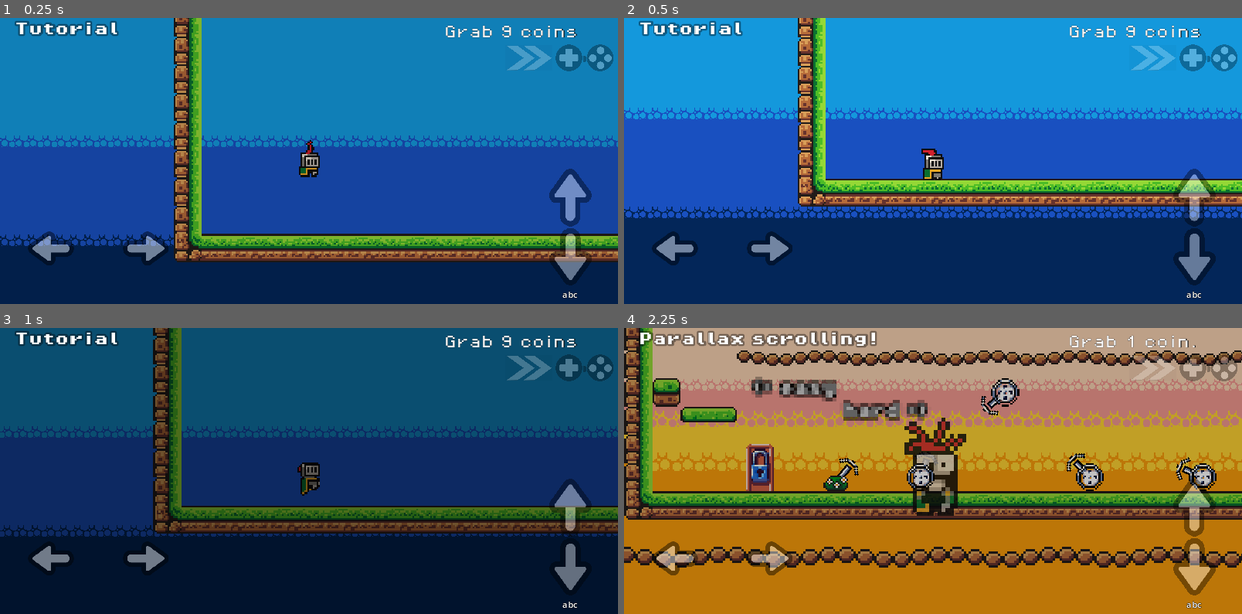
Above: before the commit, frames 1-4 (two rows, left to right).
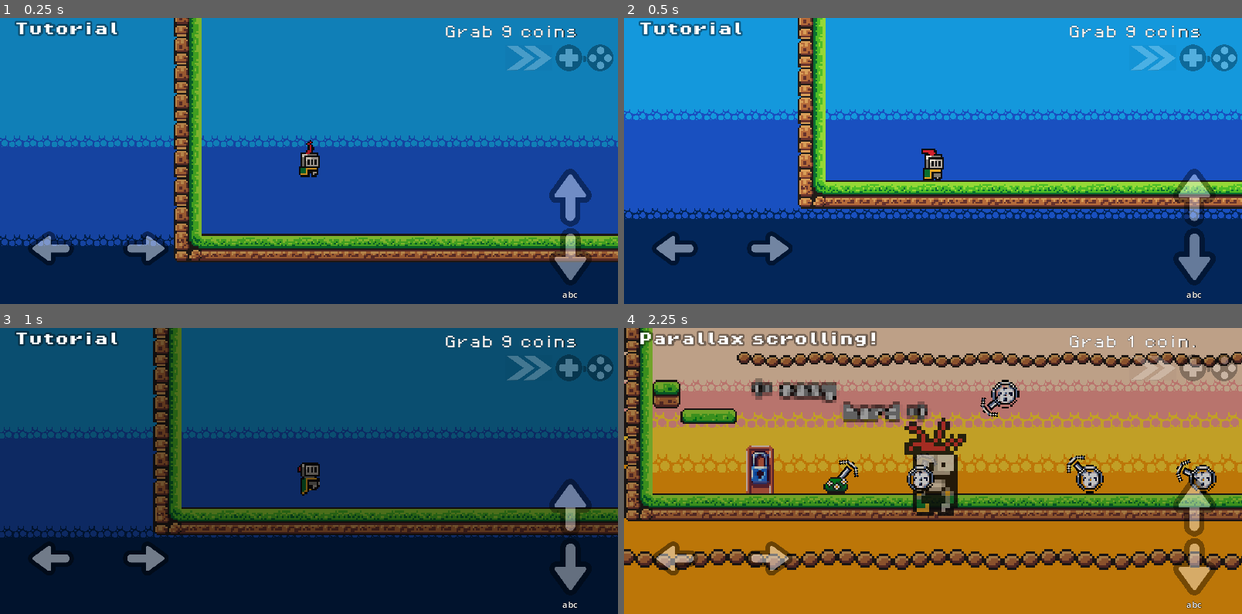
Above: after the commit, the same moments.

Repository: olivierpons/godot-prout-2d
Game: Godot game, scene res://scene/levels/level_01.tscn
The game is run twice, just before and just after one commit, with the same random seed, the same clock (stepped at 60 frames per second) and the same inputs.
Inputs:
- Up to frame 1 (0.25 s): no input
- Up to frame 2 (0.5 s): no input
- Up to frame 3 (1 s): hold D (move_right) from 0.53 s (still down); tap X (next_level) at 0.6 s; tap Delete (jump) at 0.77 s
- Up to frame 4 (2.25 s): tap X (next_level) at 1.35, 2.1 s; tap Delete (jump) at 1.52 s; release D (move_right) at 2.03 s; hold A (move_left) from 2.03 s (still down)

Frame 1 is identical in both runs. In frame 2, 8.4% of the frame differs, in the area x 0-100%, y 0-71%; in frame 3, 7.9%; in frame 4, 21%, in the area x 0-100%, y 0-85%.

Commit message:
Adding bubbles.

Diff:
--- /dev/null
+++ b/scene/dialog_bubble.tscn
@@ -0,0 +1,25 @@
+[gd_scene load_steps=2 format=3 uid="uid://cyajrbivyt230"]
+
+[ext_resource type="Texture2D" uid="uid://cq7tg53jo8nmv" path="res://assets/sprites/nine-patch-dialog.png" id="1_o0ut8"]
+
+[node name="DialogBubble" type="Node2D"]
+
+[node name="NinePatchRect" type="NinePatchRect" parent="."]
+offset_right = 185.0
+offset_bottom = 102.0
+texture = ExtResource("1_o0ut8")
+region_rect = Rect2(0, 0, 251, 132)
+
+[node name="Label" type="Label" parent="NinePatchRect"]
+layout_mode = 1
+anchors_preset = 15
+anchor_right = 1.0
+anchor_bottom = 1.0
+grow_horizontal = 2
+grow_vertical = 2
+theme_override_colors/font_color = Color(0, 0, 0, 1)
+text = "je suis le texte
+qui pue la meeeeeeeeerde!"
+horizontal_alignment = 1
+vertical_alignment = 1
+text_overrun_behavior = 3
--- a/scene/player.tscn
+++ b/scene/player.tscn
@@ -271,7 +271,7 @@
 
 [sub_resource type="CapsuleShape2D" id="CapsuleShape2D_23g5j"]
 radius = 4.0
-height = 14.0
+height = 12.0
 
 [sub_resource type="Animation" id="Animation_qcjr8"]
 length = 0.001
@@ -361,7 +361,7 @@
 autoplay = "idle"
 
 [node name="BodyCollision" type="CollisionShape2D" parent="."]
-position = Vector2(0, -8)
+position = Vector2(0, -6)
 shape = SubResource("CapsuleShape2D_23g5j")
 one_way_collision_margin = 0.0
 
Binary file added: assets/sprites/nine-patch-dialog.png
